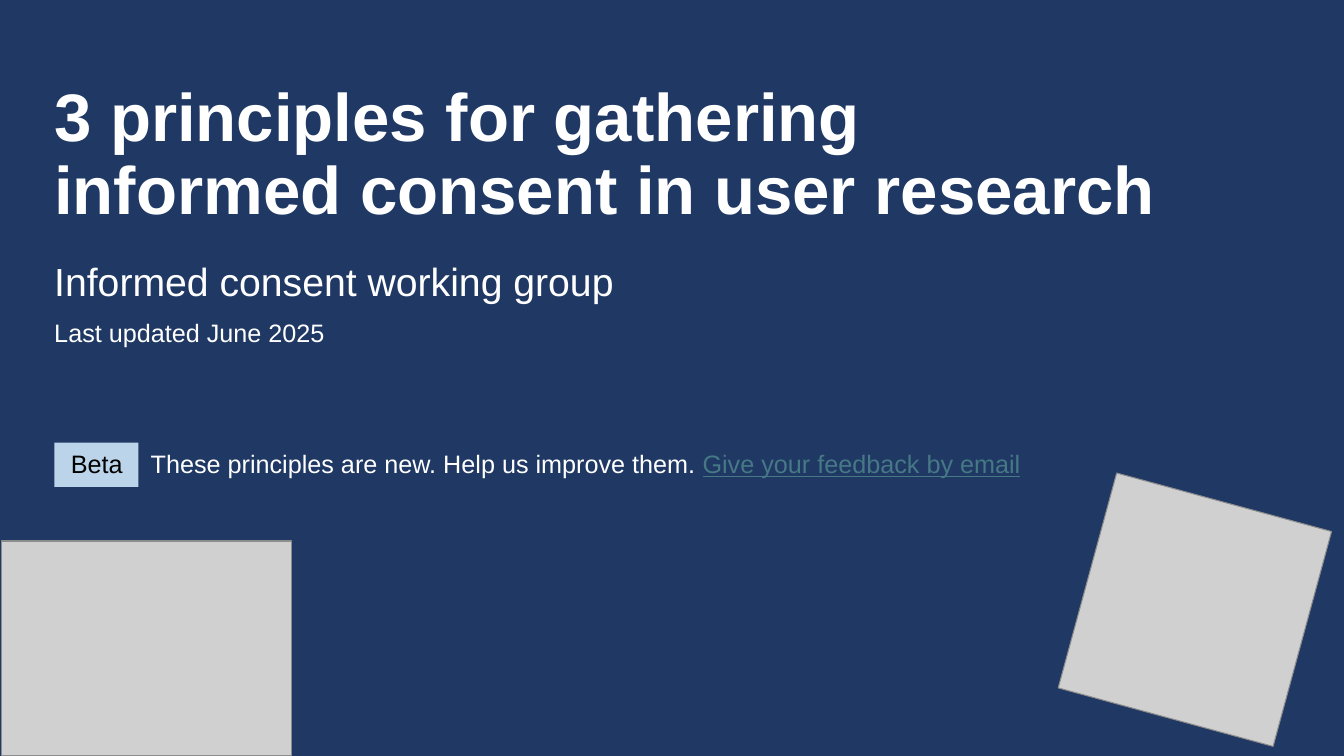
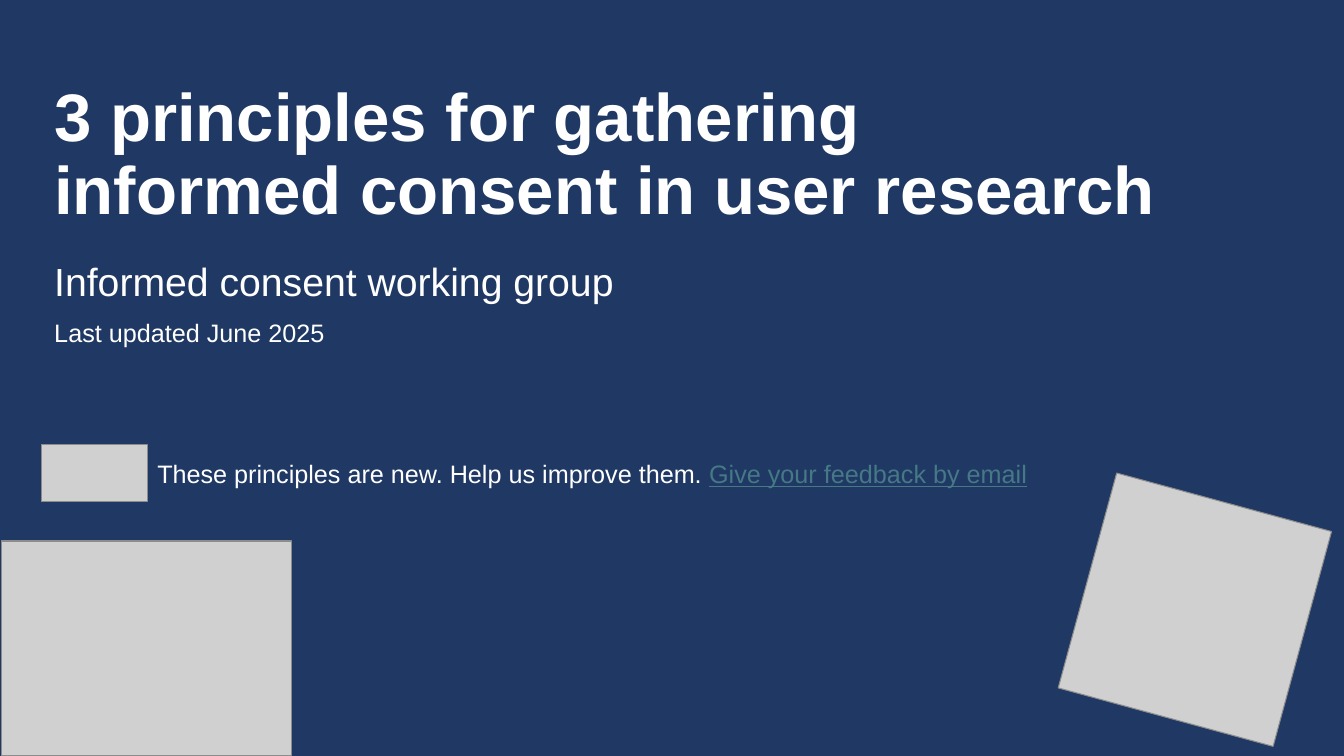
Before and after one commit to DFE-Digital/user-research-new-manual, a slide deck: slide 1 of app/assets/downloads/informed-consent-principles-beta-jun25.pptx. Drawn at 1344x756 pixels with LibreOffice and Linux fonts; fonts in the diff are those of the drawing; grey boxes stand for pictures. Boxes give left, top, right and bottom in pixels: in the first picture for what was removed or moved away, otherwise in the second. Text is boxed around its words. In the diff, an @@ line names an element or a change of style, - is before the commit and + after.

Commit message:
final informed consent ppt file added for blog post added

```diff
--- a/app/assets/downloads/informed-consent-principles-beta-jun25.pptx
+++ b/app/assets/downloads/informed-consent-principles-beta-jun25.pptx
@@ picture added at bbox=[41, 445, 147, 502] @@
@@ rectangle removed at bbox=[54, 443, 138, 487] @@
@@ text at bbox=[157, 464, 1027, 489]: text changed @@
-Beta These principles are new. Help us improve them. Give your feedback by email
+These principles are new. Help us improve them. Give your feedback by email
```
Also in this commit, not shown: 17 other slides changed, 1 other file.
